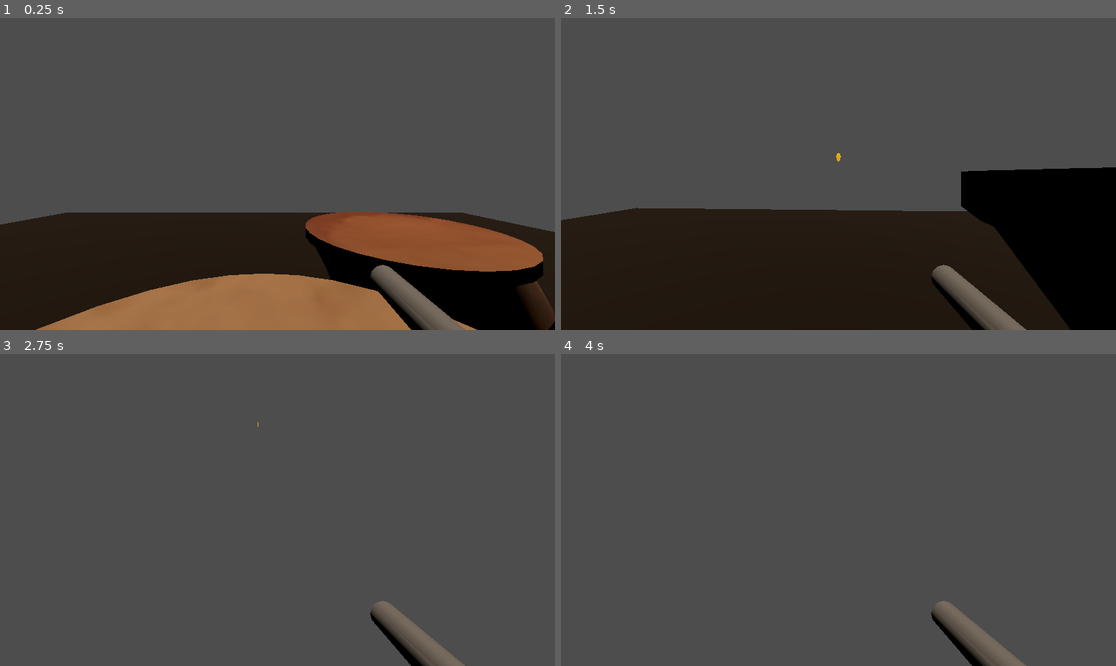
Above: before the commit, frames 1-4 (two rows, left to right).
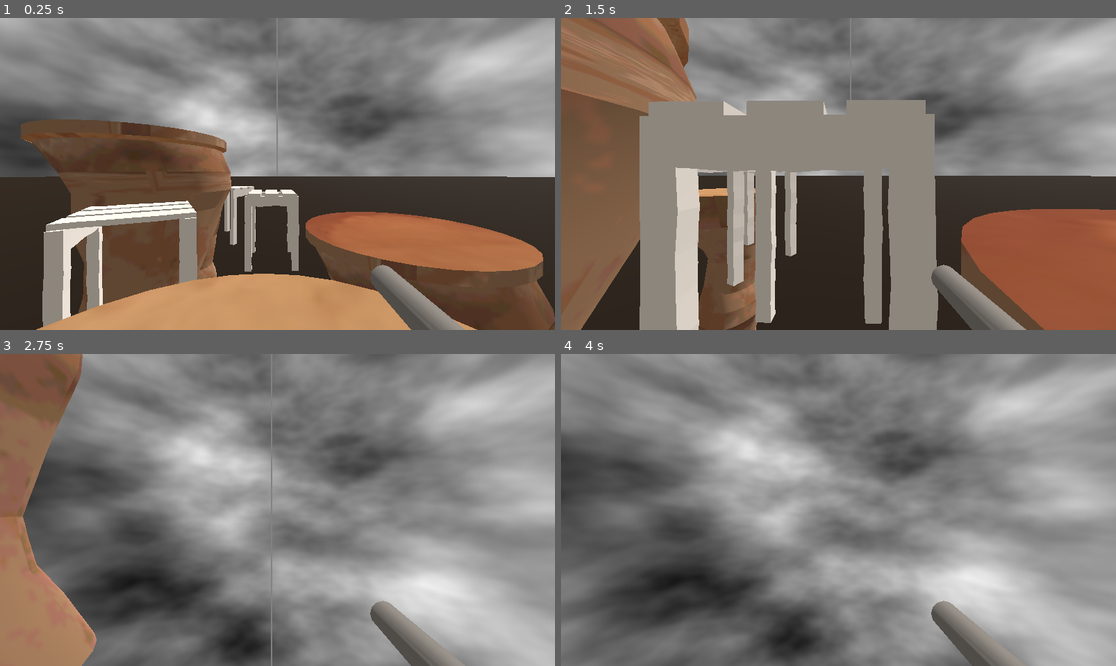
Above: after the commit, the same moments.

Repository: MangiameliFabio/NordicGameJam2026
Game: Godot game, scene res://Levels/DomTest.tscn
Same seed, same stepped clock (60 frames per second), same inputs: the game is played once before the commit and once after it. This scene is started directly instead of the project's main scene.
Inputs (mouse positions are in pixels of both pictures, inside the frame that each line leads up to):
- Up to frame 1 (0.25 s): no input
- Up to frame 2 (1.5 s): move the mouse to (866, 174) at 0.52 s; hold Space (Jump) 0.53-1.28 s; hold W (Forward) from 0.53 s (still down); move the mouse to (810, 174) at 1.27 s; click (810, 174) at 1.35 s
- Up to frame 3 (2.75 s): keep holding W (Forward); tap Space (Jump) at 1.52, 1.55, 1.82, 2.3 s; move the mouse to (288, 503) at 2.02 s; hold Shift (Sprint) from 2.03 s (still down)
- Up to frame 4 (4 s): keep holding W (Forward); move the mouse to (832, 516) at 2.77 s; release Shift (Sprint) at 2.78 s; tap Space (Jump) at 2.85, 3.02, 3.32, 3.77, 3.8 s; tap Enter at 3.5 s; move the mouse to (877, 513) at 3.52 s; press the mouse at (877, 513) at 3.53 s

The runs differ from the first frame. In frame 1, 88% of the frame differs, in the area x 0-100%, y 0-100%; in frame 2, 88%; in frame 3, 83%; in frame 4, 79%.

Commit message:
skybox shader

Diff:
--- /dev/null
+++ b/Assets/customsky.tres
@@ -0,0 +1,26 @@
+[gd_resource type="VisualShader" format=3 uid="uid://dfn5454kdi2od"]
+
+[sub_resource type="VisualShaderNodeInput" id="VisualShaderNodeInput_bx1ur"]
+input_name = "sky_coords"
+
+[sub_resource type="VisualShaderNodeTexture2DParameter" id="VisualShaderNodeTexture2DParameter_yuj34"]
+parameter_name = "skytex"
+texture_type = 1
+
+[sub_resource type="VisualShaderNodeTexture" id="VisualShaderNodeTexture_bx1ur"]
+source = 5
+
+[resource]
+mode = 3
+flags/use_half_res_pass = false
+flags/use_quarter_res_pass = false
+flags/disable_fog = false
+flags/use_debanding = false
+nodes/sky/0/position = Vector2(540, 160)
+nodes/sky/2/node = SubResource("VisualShaderNodeInput_bx1ur")
+nodes/sky/2/position = Vector2(-80, 80)
+nodes/sky/3/node = SubResource("VisualShaderNodeTexture2DParameter_yuj34")
+nodes/sky/3/position = Vector2(-100, 220)
+nodes/sky/4/node = SubResource("VisualShaderNodeTexture_bx1ur")
+nodes/sky/4/position = Vector2(300, 160)
+nodes/sky/connections = PackedInt32Array(3, 0, 4, 2, 2, 0, 4, 0, 4, 0, 0, 0)
--- a/Levels/DomTest.tscn
+++ b/Levels/DomTest.tscn
@@ -1,12 +1,38 @@
 [gd_scene format=3 uid="uid://crklofxl04o03"]
 
 [ext_resource type="PackedScene" uid="uid://b006h08ncpik3" path="res://Character/PlayerCharacter.tscn" id="1_3pvvw"]
+[ext_resource type="Shader" uid="uid://dfn5454kdi2od" path="res://Assets/customsky.tres" id="2_6hxdk"]
 [ext_resource type="PackedScene" uid="uid://dll2dpe8ss3h5" path="res://Environment/Platform 1.tscn" id="2_r83mg"]
 [ext_resource type="PackedScene" uid="uid://cnfayxa2rjssg" path="res://Environment/Platform 6.tscn" id="3_dyrbm"]
 [ext_resource type="PackedScene" uid="uid://dd0sueaiygwb1" path="res://Environment/Platform 2.tscn" id="4_bvi20"]
 [ext_resource type="PackedScene" uid="uid://be3q48uouspff" path="res://Environment/Pillar1-texture.tscn" id="5_r83mg"]
 [ext_resource type="PackedScene" uid="uid://dot55ud2rc1dc" path="res://Environment/Pillar2-texture.tscn" id="6_dyrbm"]
 [ext_resource type="PackedScene" uid="uid://b81g1jcfypx02" path="res://Environment/Platform/BouncePlatform.tscn" id="7_bvi20"]
+
+[sub_resource type="Gradient" id="Gradient_6hxdk"]
+offsets = PackedFloat32Array(0, 0.4087838, 1)
+colors = PackedColorArray(0, 0, 0, 1, 0.4054054, 0.4054054, 0.4054054, 1, 1, 1, 1, 1)
+
+[sub_resource type="FastNoiseLite" id="FastNoiseLite_46fj2"]
+
+[sub_resource type="NoiseTexture2D" id="NoiseTexture2D_bv3s5"]
+noise = SubResource("FastNoiseLite_46fj2")
+color_ramp = SubResource("Gradient_6hxdk")
+seamless = true
+
+[sub_resource type="ShaderMaterial" id="ShaderMaterial_46fj2"]
+shader = ExtResource("2_6hxdk")
+shader_parameter/skytex = SubResource("NoiseTexture2D_bv3s5")
+
+[sub_resource type="Sky" id="Sky_bv3s5"]
+sky_material = SubResource("ShaderMaterial_46fj2")
+
+[sub_resource type="Environment" id="Environment_bvi20"]
+background_mode = 2
+background_color = Color(0.8867583, 0.8769055, 0.8571976, 1)
+sky = SubResource("Sky_bv3s5")
+ambient_light_source = 2
+ambient_light_color = Color(0.54821205, 0.5209868, 0.48735785, 1)
 
 [sub_resource type="PlaneMesh" id="PlaneMesh_3pvvw"]
 
@@ -15,20 +41,23 @@
 
 [sub_resource type="CylinderMesh" id="CylinderMesh_dyrbm"]
 
-[sub_resource type="CylinderMesh" id="CylinderMesh_bvi20"]
-
-[sub_resource type="CylinderMesh" id="CylinderMesh_6hxdk"]
+[sub_resource type="StandardMaterial3D" id="StandardMaterial3D_bvi20"]
+albedo_color = Color(0.48366708, 0.34382066, 0.2367489, 1)
 
 [node name="DomTest" type="Node3D" unique_id=2091618539]
 
 [node name="PlayerCharacter" parent="." unique_id=57928311 instance=ExtResource("1_3pvvw")]
 transform = Transform3D(1, 0, 0, 0, 1, 0, 0, 0, 1, 4.4326715, 11.585972, -4.2857566)
 MaxMovementSpeed = 5.0
+JumpVelocity = 3.5
+
+[node name="WorldEnvironment" type="WorldEnvironment" parent="." unique_id=1780072733]
+environment = SubResource("Environment_bvi20")
 
 [node name="DirectionalLight3D" type="DirectionalLight3D" parent="." unique_id=72789605]
-transform = Transform3D(0.91822535, 0.36252514, 0.15949221, 0, -0.40269876, 0.91533256, 0.39605838, -0.8404816, -0.3697682, 0, 15.284137, 0)
-light_color = Color(0.799854, 0.72377974, 0.6421901, 1)
-light_volumetric_fog_energy = 3.851
+transform = Transform3D(0.86717135, 0.20996083, 0.45158637, -0.30191317, -0.49950698, 0.81199825, 0.39605835, -0.8404816, -0.36976817, 0, 15.284137, 0)
+light_color = Color(0.9134039, 0.87586707, 0.8348378, 1)
+light_volumetric_fog_energy = 1.158
 
 [node name="Platform1" parent="." unique_id=519910090 instance=ExtResource("2_r83mg")]
 transform = Transform3D(0.22799252, 0, -0.19498566, 0, 0.29999998, 0, 0.19498566, 0, 0.22799252, -5.0693808, 1.7871499, 0.9237349)
@@ -41,6 +70,15 @@
 
 [node name="Platform12" parent="." unique_id=360391248 instance=ExtResource("4_bvi20")]
 transform = Transform3D(0.2564627, 0, -0.15564987, 0, 0.29999998, 0, 0.15564987, 0, 0.2564627, 5.6529922, 1.8561792, -7.1262035)
+
+[node name="Platform16" parent="." unique_id=1511833694 instance=ExtResource("4_bvi20")]
+transform = Transform3D(0.14248918, 0, -0.26400158, 0, 0.3, 0, 0.26400158, 0, 0.14248918, 2.2257962, 12.056587, -7.5151377)
+
+[node name="Platform17" parent="." unique_id=2010288662 instance=ExtResource("4_bvi20")]
+transform = Transform3D(0.29979658, 0, 0.0110454485, 0, 0.30000004, 0, -0.0110454485, 0, 0.29979658, 4.245002, 12.056587, -10.73626)
+
+[node name="Platform18" parent="." unique_id=2012218556 instance=ExtResource("4_bvi20")]
+transform = Transform3D(0.1275253, 0, 0.2715461, 0, 0.30000007, 0, -0.2715461, 0, 0.1275253, 2.3798337, 12.056587, -13.074059)
 
 [node name="Platform3" parent="." unique_id=1090433255 instance=ExtResource("4_bvi20")]
 transform = Transform3D(0.20937087, 0, -0.2148577, 0, 0.29999998, 0, 0.2148577, 0, 0.20937087, 5.9570746, 1.0328116, 6.2759023)
@@ -70,7 +108,7 @@
 transform = Transform3D(0.17143327, 0, -0.24619225, 0, 0.29999998, 0, 0.24619225, 0, 0.17143327, -7.540513, 2.0597892, 11.927984)
 
 [node name="MeshInstance3D" type="MeshInstance3D" parent="." unique_id=2062909304]
-transform = Transform3D(64.82076, 0, 0, 0, 1.39572, 0, 0, 0, 71.06086, 0, 0, 0)
+transform = Transform3D(1050.5396, 0, 0, 0, 1.39572, 0, 0, 0, 1151.6718, 0, 0, 0)
 mesh = SubResource("PlaneMesh_3pvvw")
 surface_material_override/0 = SubResource("StandardMaterial3D_r83mg")
 
@@ -89,6 +127,12 @@
 [node name="Pillar5" parent="." unique_id=739054985 instance=ExtResource("5_r83mg")]
 transform = Transform3D(-0.53963804, 0, 0.84189713, 0, 1, 0, -0.84189713, 0, -0.53963804, -5.4901714, -3.0759115, 0.50030375)
 
+[node name="Pillar10" parent="." unique_id=298519961 instance=ExtResource("5_r83mg")]
+transform = Transform3D(0.4623832, 0, 0.8866802, 0, 1, 0, -0.8866802, 0, 0.4623832, -7.679454, 0.59585094, -7.2424135)
+
+[node name="Pillar11" parent="." unique_id=633003826 instance=ExtResource("5_r83mg")]
+transform = Transform3D(0.9609339, 0, -0.27677798, 0, 1, 0, 0.27677798, 0, 0.9609339, -2.049214, 2.2230444, -19.396484)
+
 [node name="Pillar4" parent="." unique_id=1479640257 instance=ExtResource("6_dyrbm")]
 transform = Transform3D(1, 0, 0, 0, 1, 0, 0, 0, 1, 8.152282, 0, 15.8139)
 
@@ -96,13 +140,16 @@
 transform = Transform3D(0.020349126, 0, -0.99979293, 0, 1, 0, 0.99979293, 0, 0.020349126, 8.152282, 3.5957384, 0.07776642)
 
 [node name="Pillar8" parent="." unique_id=1481401188 instance=ExtResource("6_dyrbm")]
-transform = Transform3D(0.020349126, 0, -0.99979293, 0, 1, 0, 0.99979293, 0, 0.020349126, -10.831674, 7.508363, 0.07776642)
+transform = Transform3D(0.020349126, 0, -0.99979293, 0, 1, 0, 0.99979293, 0, 0.020349126, 0.62050724, 7.6934595, -10.020156)
 
 [node name="Pillar9" parent="." unique_id=2111927257 instance=ExtResource("6_dyrbm")]
 transform = Transform3D(-0.8404437, 0, -0.5418989, 0, 1, 0, 0.5418989, 0, -0.8404437, 7.2836456, 5.3283386, -9.328626)
 
 [node name="BouncePlatform" parent="." unique_id=607921131 instance=ExtResource("7_bvi20")]
 transform = Transform3D(1, 0, 0, 0, 1, 0, 0, 0, 1, -1.1427064, 3.047626, 4.499026)
+
+[node name="BouncePlatform3" parent="." unique_id=2035404789 instance=ExtResource("7_bvi20")]
+transform = Transform3D(0.9204912, 0, -0.39076328, 0, 1, 0, 0.39076328, 0, 0.9204912, 9.384705, 6.2295012, 4.499026)
 
 [node name="BouncePlatform2" parent="." unique_id=1214919302 instance=ExtResource("7_bvi20")]
 transform = Transform3D(0.5379177, 0, -0.8429974, 0, 1, 0, 0.8429974, 0, 0.5379177, 0.40873575, 5.9000764, -2.9115844)
@@ -113,11 +160,4 @@
 [node name="MeshInstance3D2" type="MeshInstance3D" parent="Node3D" unique_id=491500552]
 transform = Transform3D(3.1577716, 0, 0, 0, 1, 0, 0, 0, 3.1577716, -0.144891, 0, -1.1704893)
 mesh = SubResource("CylinderMesh_dyrbm")
-
-[node name="MeshInstance3D3" type="MeshInstance3D" parent="Node3D" unique_id=201200674]
-transform = Transform3D(0.9999998, 0, 0, 0, 1, 0, 0, 0, 0.9999998, -3.4854424, 0, -2.725397)
-mesh = SubResource("CylinderMesh_bvi20")
-
-[node name="MeshInstance3D4" type="MeshInstance3D" parent="Node3D" unique_id=1030604632]
-transform = Transform3D(0.9999997, 0, 0, 0, 1, 0, 0, 0, 0.9999997, -3.71781, 0, -5.5384645)
-mesh = SubResource("CylinderMesh_6hxdk")
+surface_material_override/0 = SubResource("StandardMaterial3D_bvi20")
